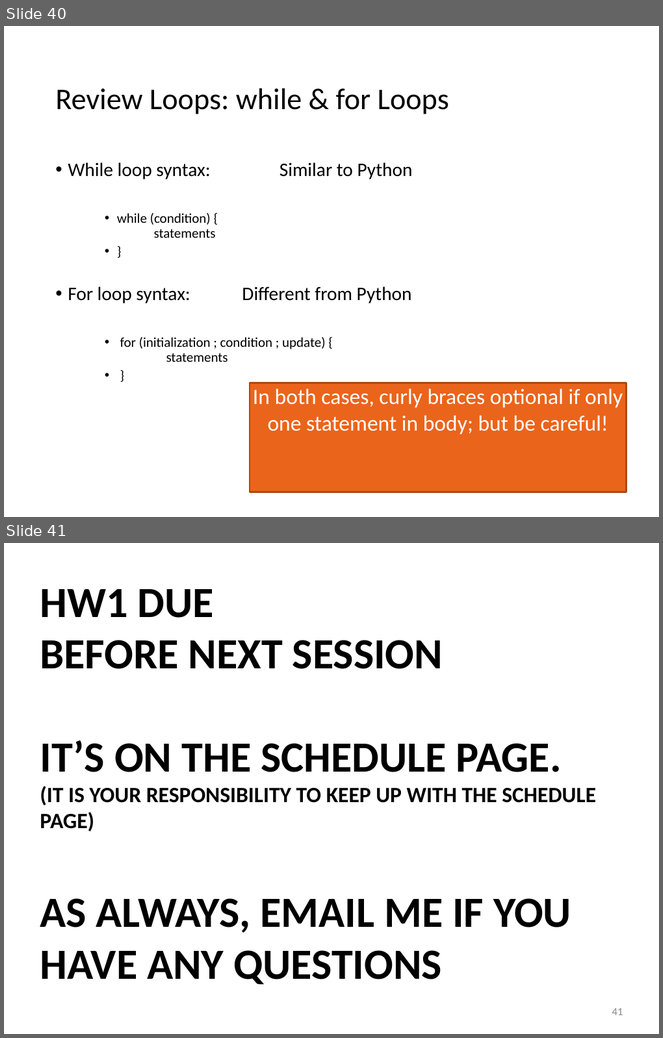
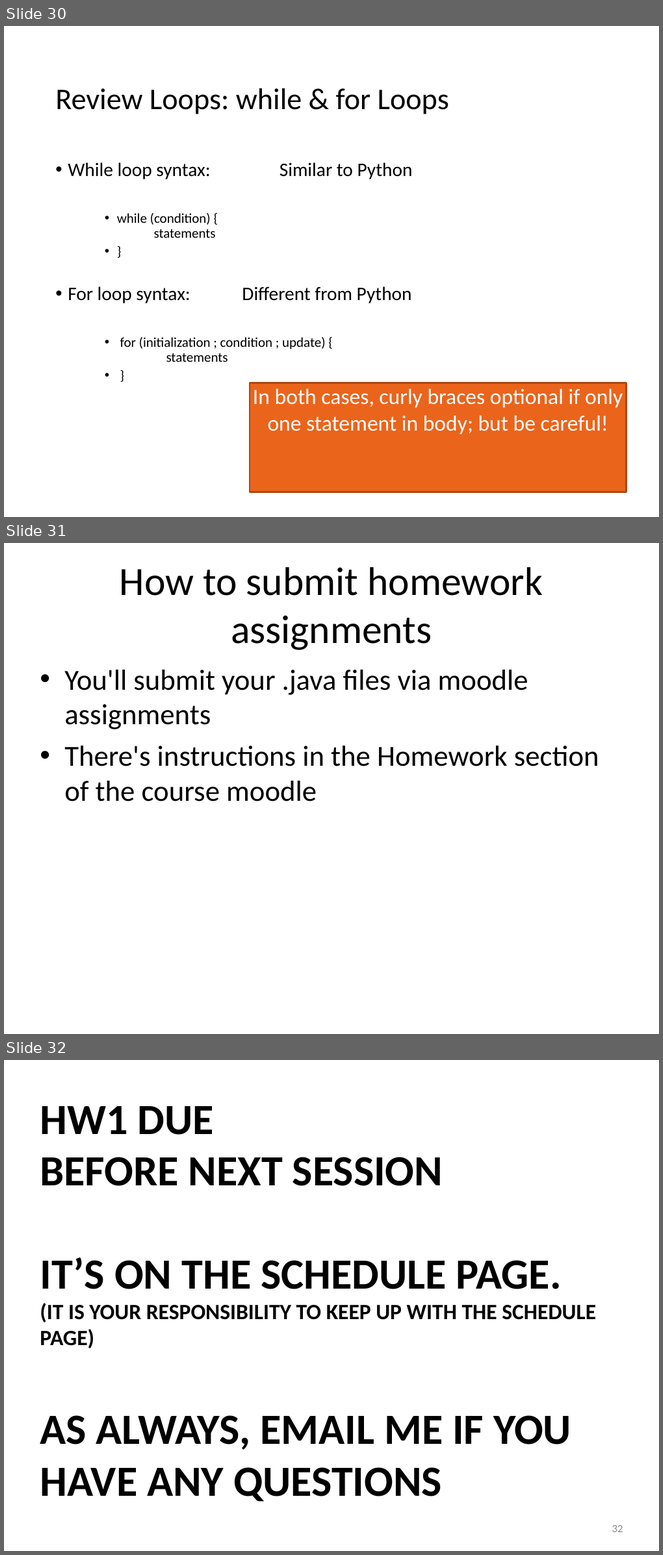
Before and after one commit to RHIT-CSSE/csse220, a slide deck: ClassMaterials/JavaIntro/Slides/JavaIntro.pptx. Shown one above the other, each under a label of ours: slides 40 and 41 before the commit, slides 30, 31 and 32 after it. The pictures are 663x1038 and 663x1555 pixels, drawn with LibreOffice and Linux fonts; fonts in the diff are those of the drawing. Boxes give left, top, right and bottom in pixels: in the first picture for what was removed or moved away, otherwise in the second. Text is boxed around its words. In the diff, an @@ line names an element or a change of style, - is before the commit and + after.

```diff
--- a/ClassMaterials/JavaIntro/Slides/JavaIntro.pptx
+++ b/ClassMaterials/JavaIntro/Slides/JavaIntro.pptx
@@ slide 31 added at [4, 543, 659, 1034], background #FFFFFF @@
@@ title added at [120, 567, 543, 650], 44 pt, text #000000 @@
+How to submit homework assignments
@@ text added at [64, 670, 599, 802], 32 pt, text #000000 @@
+• You'll submit your .java files via moodle assignments
+• There's instructions in the Homework section of the course moodle
@@ what was slide 40 is now slide 30 @@
@@ what was slide 41 is now slide 32 @@
@@ page number at [612, 1525, 623, 1533]: text changed @@
-41
+32
```
Also in this commit, not shown: 6 slides changed, 10 slides removed.
